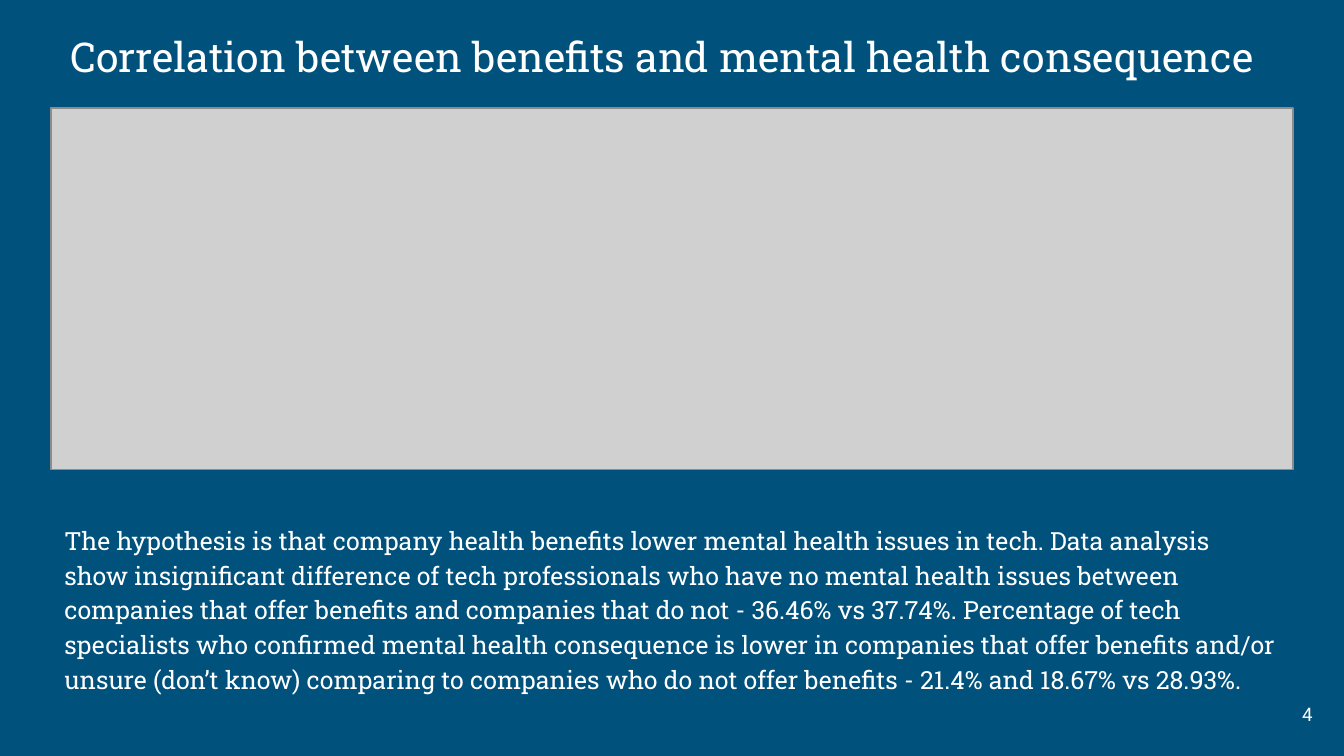
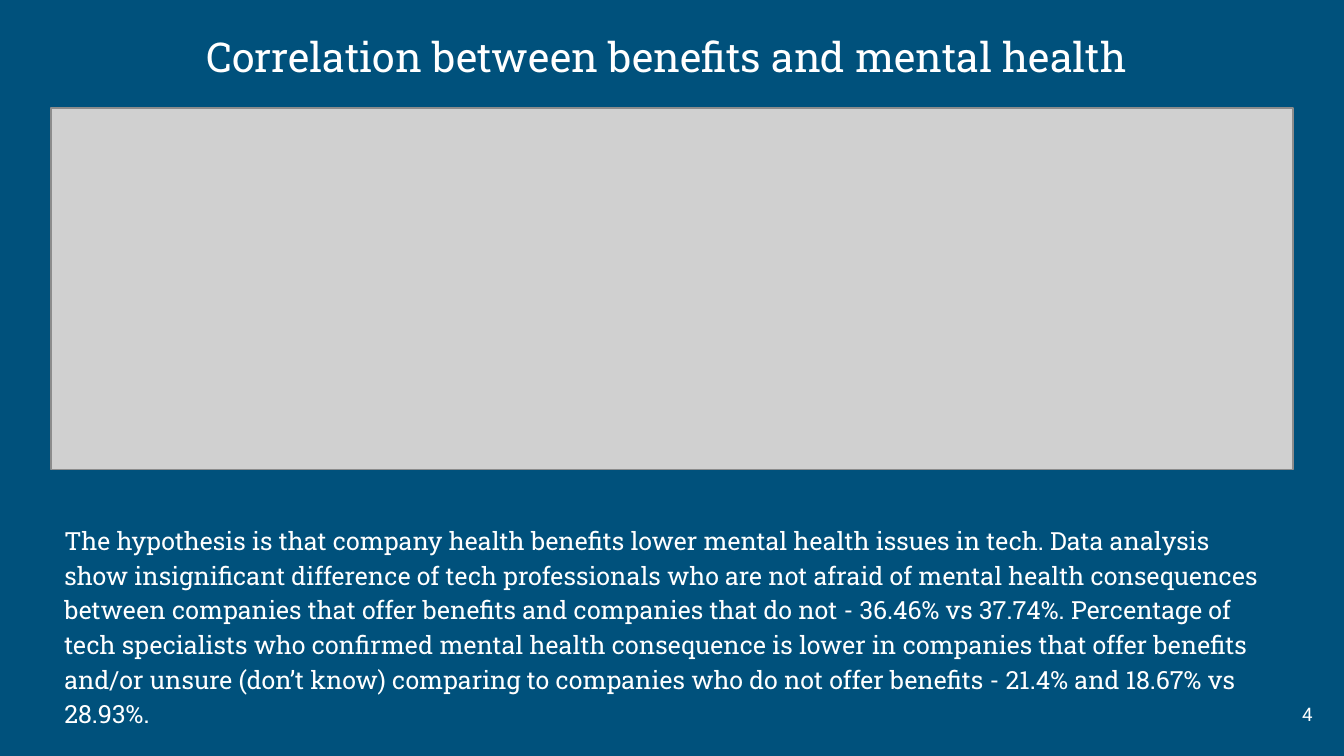
Before and after one commit to devorahzweig/Mental-Health-in-Tech, a slide deck: slide 4 of Presentation.pptx. Drawn at 1344x756 pixels with LibreOffice and Linux fonts; fonts in the diff are those of the drawing; grey boxes stand for pictures. Boxes give left, top, right and bottom in pixels: in the first picture for what was removed or moved away, otherwise in the second. Text is boxed around its words. In the diff, an @@ line names an element or a change of style, - is before the commit and + after.

```diff
--- a/Presentation.pptx
+++ b/Presentation.pptx
@@ title at (206,40,1127,73): text changed @@
-Correlation between benefits and mental health consequence
+Correlation between benefits and mental health
@@ text at (64,530,1258,724): text changed @@
-The hypothesis is that company health benefits lower mental health issues in tech. Data analysis show insignificant difference of tech professionals who have no mental health issues between companies that offer benefits and companies that do not - 36.46% vs 37.74%. Percentage of tech specialists who confirmed mental health consequence is lower in companies that offer benefits and/or unsure (don’t know) comparing to companies who do not offer benefits - 21.4% and 18.67% vs 28.93%.
+The hypothesis is that company health benefits lower mental health issues in tech. Data analysis show insignificant difference of tech professionals who are not afraid of mental health consequences between companies that offer benefits and companies that do not - 36.46% vs 37.74%. Percentage of tech specialists who confirmed mental health consequence is lower in companies that offer benefits and/or unsure (don’t know) comparing to companies who do not offer benefits - 21.4% and 18.67% vs 28.93%.
```
Also in this commit, not shown: 5 other slides changed, 1 slide added.
